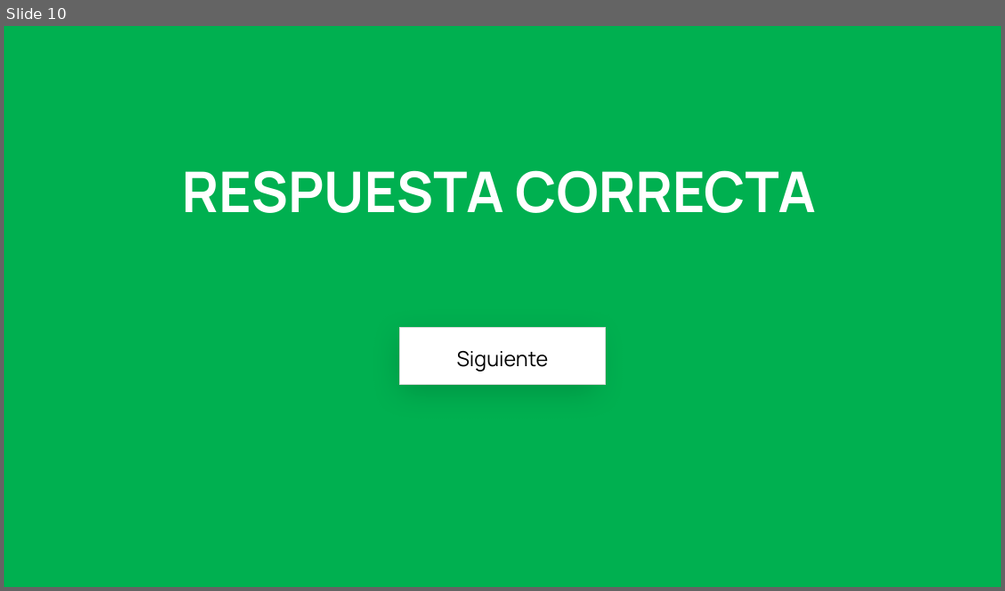
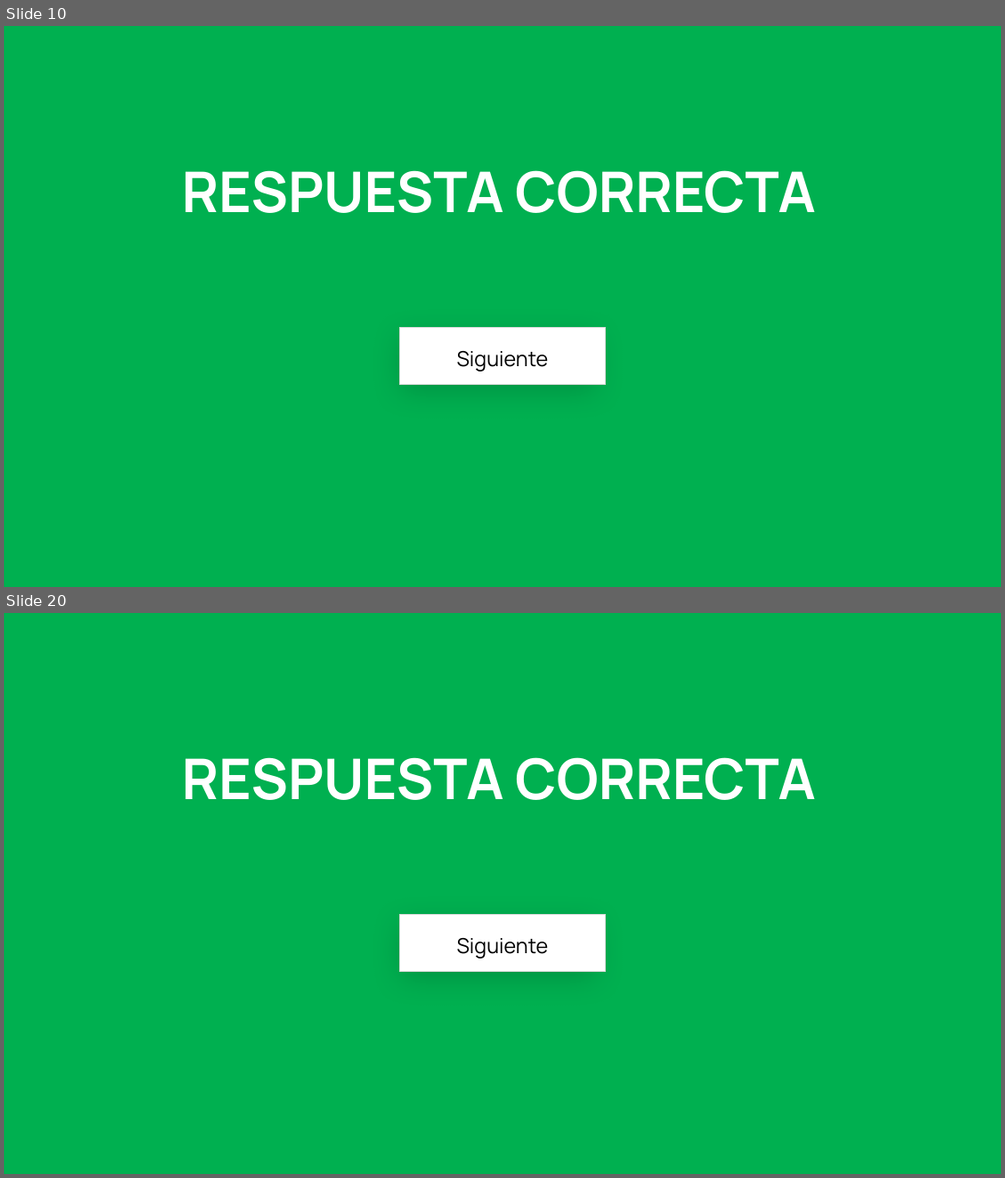
Before and after one commit to jsuarezruiz/SevillaDotNetConf2023, a slide deck: sevilladotnetconf-close.pptx. Shown one above the other, each under a label of ours: slide 10 before the commit, slides 10 and 20 after it; the slides between them are not shown. The pictures are 1005x591 and 1005x1178 pixels, drawn with LibreOffice and Linux fonts; fonts in the diff are those of the drawing. Boxes give left, top, right and bottom in pixels: in the first picture for what was removed or moved away, otherwise in the second. Text is boxed around its words. In the diff, an @@ line names an element or a change of style, - is before the commit and + after.

```diff
--- a/sevilladotnetconf-close.pptx
+++ b/sevilladotnetconf-close.pptx
@@ slide 20 added at [4, 613, 1001, 1174], background #00B050 @@
@@ text added at [182, 757, 816, 800], 54 pt, text #FFFFFF, bold @@
+RESPUESTA CORRECTA
@@ rectangle added at [399, 915, 606, 971], fill #FFFFFF, outline #D9D9D9 1 pt, 20 pt, text #000000 @@
+Siguiente
```
Also in this commit, not shown: 33 other slides added, 2 other files.
